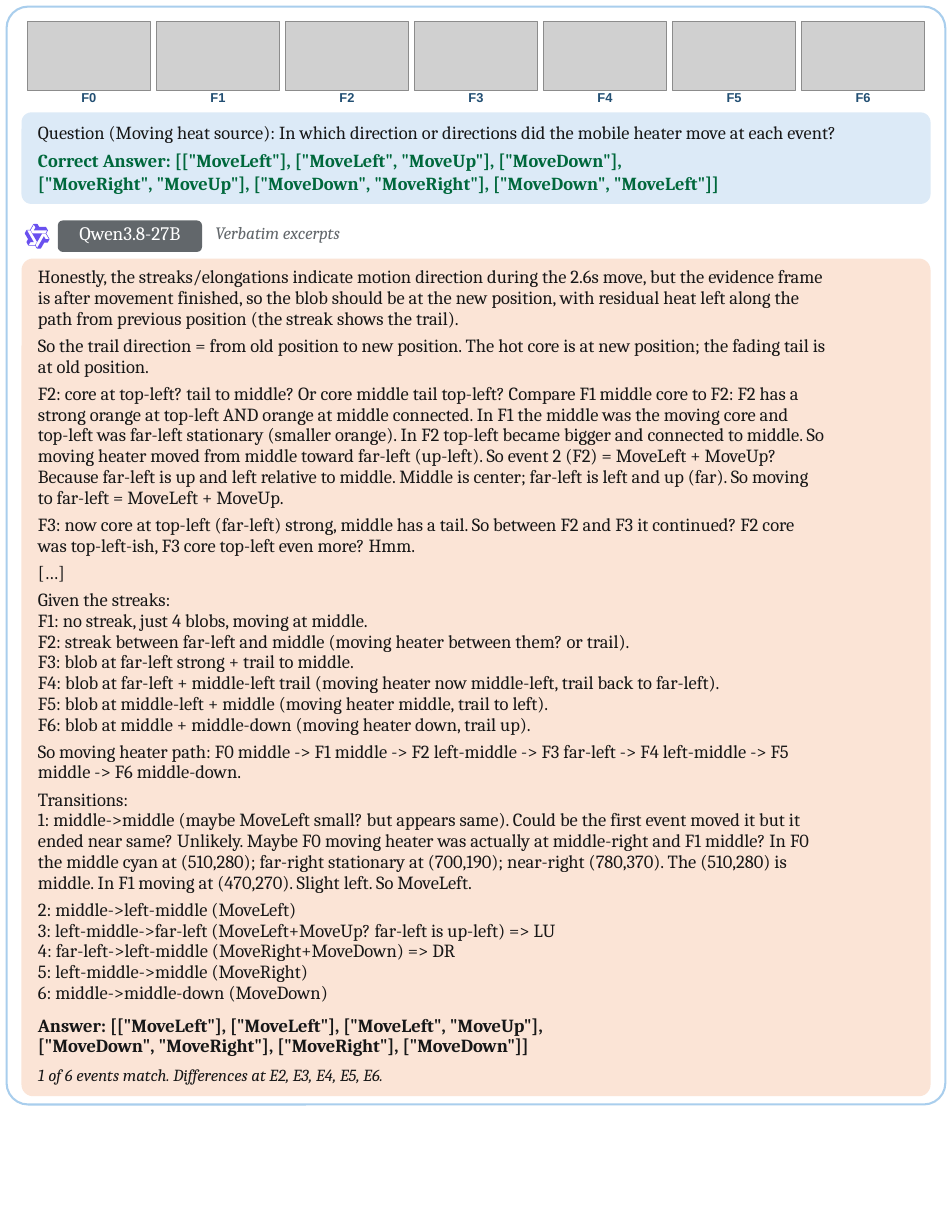
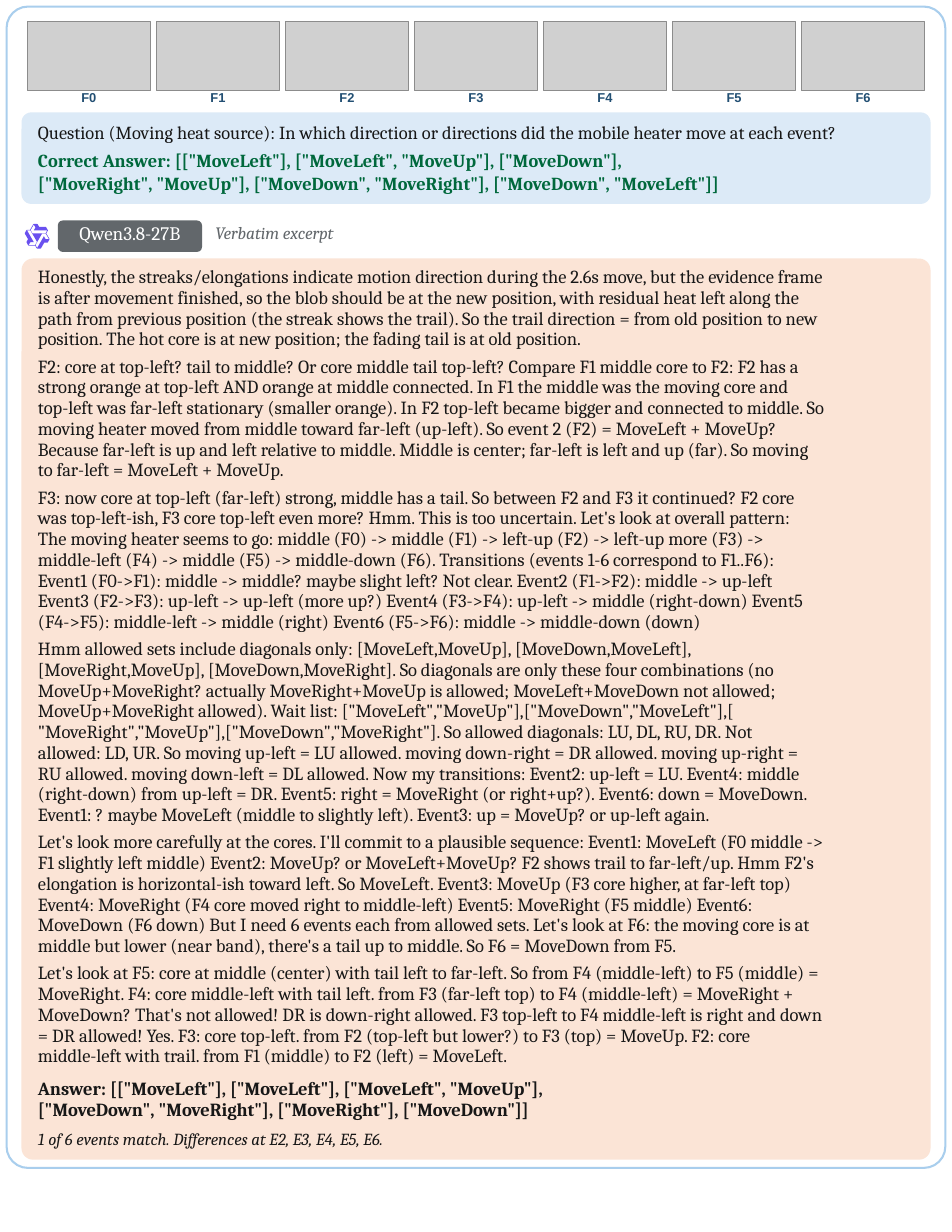
Before and after one commit to PIER-Lab/CaveBench, a slide deck: slide 25 of docs/assets/cases/CaveBench_Case_Studies.pptx. Drawn at 952x1232 pixels with LibreOffice and Linux fonts; fonts in the diff are those of the drawing; grey boxes stand for pictures. Boxes give left, top, right and bottom in pixels: in the first picture for what was removed or moved away, otherwise in the second. Text is boxed around its words. In the diff, an @@ line names an element or a change of style, - is before the commit and + after.

```diff
--- a/docs/assets/cases/CaveBench_Case_Studies.pptx
+++ b/docs/assets/cases/CaveBench_Case_Studies.pptx
@@ rounded rectangle: place and size @@
-rounded rectangle at <box>7,7,946,1104</box>
+rounded rectangle at <box>7,7,946,1169</box>
@@ text at <box>215,227,334,243</box>: text changed @@
-Verbatim excerpts
+Verbatim excerpt
@@ rounded rectangle: place and size @@
-rounded rectangle at <box>21,258,931,1096</box>
+rounded rectangle at <box>21,258,931,1159</box>
@@ rounded rectangle at <box>21,258,931,1159</box>: proportions changed @@
@@ text at <box>38,312,818,349</box>: text changed @@
-path from previous position (the streak shows the trail).
+path from previous position (the streak shows the trail). So the trail direction = from old position to new
+position. The hot core is at new position; the fading tail is at old position.
@@ text "F2: core at top-left? tail ...": place and size @@
-text "F2: core at top-left? tail ..." at <box>38,387,824,508</box>
+text "F2: core at top-left? tail ..." at <box>38,360,824,480</box>
@@ text removed at <box>38,339,825,377</box> @@
-So the trail direction = from old position to new position. The hot core is at new position; the fading tail is
-at old position.
@@ text at <box>38,507,803,632</box>: text changed @@
-was top-left-ish, F3 core top-left even more? Hmm.
+was top-left-ish, F3 core top-left even more? Hmm. This is too uncertain. Let's look at overall pattern:
+The moving heater seems to go: middle (F0) -> middle (F1) -> left-up (F2) -> left-up more (F3) ->
+middle-left (F4) -> middle (F5) -> middle-down (F6). Transitions (events 1-6 correspond to F1..F6):
+Event1 (F0->F1): middle -> middle? maybe slight left? Not clear. Event2 (F1->F2): middle -> up-left
+Event3 (F2->F3): up-left -> up-left (more up?) Event4 (F3->F4): up-left -> middle (right-down) Event5
+(F4->F5): middle-left -> middle (right) Event6 (F5->F6): middle -> middle-down (down)
@@ text "F3: now core at top-left ...": place and size @@
-text "F3: now core at top-left ..." at <box>38,518,794,556</box>
+text "F3: now core at top-left ..." at <box>38,491,803,632</box>
@@ text removed at <box>38,562,914,585</box> @@
-[…]
@@ text removed at <box>38,593,171,606</box> @@
-Given the streaks:
@@ text removed at <box>38,614,368,631</box> @@
-F1: no streak, just 4 blobs, moving at middle.
@@ text removed at <box>38,635,630,652</box> @@
-F2: streak between far-left and middle (moving heater between them? or trail).
@@ text removed at <box>38,655,354,672</box> @@
-F3: blob at far-left strong + trail to middle.
@@ text added at <box>38,642,807,825</box>, 11.2 pt, text #171717 @@
+Hmm allowed sets include diagonals only: [MoveLeft,MoveUp], [MoveDown,MoveLeft],
+[MoveRight,MoveUp], [MoveDown,MoveRight]. So diagonals are only these four combinations (no
+MoveUp+MoveRight? actually MoveRight+MoveUp is allowed; MoveLeft+MoveDown not allowed;
+MoveUp+MoveRight allowed). Wait list: ["MoveLeft","MoveUp"],["MoveDown","MoveLeft"],[
+"MoveRight","MoveUp"],["MoveDown","MoveRight"]. So allowed diagonals: LU, DL, RU, DR. Not
+allowed: LD, UR. So moving up-left = LU allowed. moving down-right = DR allowed. moving up-right =
+RU allowed. moving down-left = DL allowed. Now my transitions: Event2: up-left = LU. Event4: middle
+(right-down) from up-left = DR. Event5: right = MoveRight (or right+up?). Event6: down = MoveDown.
+Event1: ? maybe MoveLeft (middle to slightly left). Event3: up = MoveUp? or up-left again.
@@ text removed at <box>38,676,719,693</box> @@
-F4: blob at far-left + middle-left trail (moving heater now middle-left, trail back to far-left).
@@ text removed at <box>38,697,549,714</box> @@
-F5: blob at middle-left + middle (moving heater middle, trail to left).
@@ text removed at <box>38,718,531,735</box> @@
-F6: blob at middle + middle-down (moving heater down, trail up).
@@ text removed at <box>38,745,789,778</box> @@
-So moving heater path: F0 middle -> F1 middle -> F2 left-middle -> F3 far-left -> F4 left-middle -> F5
-middle -> F6 middle-down.
@@ text removed at <box>38,793,128,806</box> @@
-Transitions:
@@ text removed at <box>38,813,809,893</box> @@
-1: middle->middle (maybe MoveLeft small? but appears same). Could be the first event moved it but it
-ended near same? Unlikely. Maybe F0 moving heater was actually at middle-right and F1 middle? In F0
-the middle cyan at (510,280); far-right stationary at (700,190); near-right (780,370). The (510,280) is
-middle. In F1 moving at (470,270). Slight left. So MoveLeft.
@@ text added at <box>38,835,814,956</box>, 11.2 pt, text #171717 @@
+Let's look more carefully at the cores. I'll commit to a plausible sequence: Event1: MoveLeft (F0 middle ->
+F1 slightly left middle) Event2: MoveUp? or MoveLeft+MoveUp? F2 shows trail to far-left/up. Hmm F2's
+elongation is horizontal-ish toward left. So MoveLeft. Event3: MoveUp (F3 core higher, at far-left top)
+Event4: MoveRight (F4 core moved right to middle-left) Event5: MoveRight (F5 middle) Event6:
+MoveDown (F6 down) But I need 6 events each from allowed sets. Let's look at F6: the moving core is at
+middle but lower (near band), there's a tail up to middle. So F6 = MoveDown from F5.
@@ text removed at <box>38,903,296,919</box> @@
-2: middle->left-middle (MoveLeft)
@@ text removed at <box>38,924,556,941</box> @@
-3: left-middle->far-left (MoveLeft+MoveUp? far-left is up-left) => LU
@@ text removed at <box>38,940,455,961</box> @@
-4: far-left->left-middle (MoveRight+MoveDown) => DR
@@ text removed at <box>38,965,308,982</box> @@
-5: left-middle->middle (MoveRight)
@@ text removed at <box>38,986,328,1002</box> @@
-6: middle->middle-down (MoveDown)
@@ text added at <box>38,966,822,1065</box>, 11.2 pt, text #171717 @@
+Let's look at F5: core at middle (center) with tail left to far-left. So from F4 (middle-left) to F5 (middle) =
+MoveRight. F4: core middle-left with tail left. from F3 (far-left top) to F4 (middle-left) = MoveRight +
+MoveDown? That's not allowed! DR is down-right allowed. F3 top-left to F4 middle-left is right and down
+= DR allowed! Yes. F3: core top-left. from F2 (top-left but lower?) to F3 (top) = MoveUp. F2: core
+middle-left with trail. from F1 (middle) to F2 (left) = MoveLeft.
@@ text "Answer: [["MoveLeft"], ["MoveLeft"], ["MoveLeft", "MoveUp"],": place and size @@
-text "Answer: [["MoveLeft"], ["MoveLeft"], ["MoveLeft", "MoveUp"]," at <box>38,1018,543,1056</box>
+text "Answer: [["MoveLeft"], ["MoveLeft"], ["MoveLeft", "MoveUp"]," at <box>38,1081,543,1120</box>
@@ text "1 of 6 events match. ...": place and size @@
-text "1 of 6 events match. ..." at <box>38,1069,382,1085</box>
+text "1 of 6 events match. ..." at <box>38,1133,382,1149</box>
```
Also in this commit, not shown: 19 other slides changed, 27 other files.
